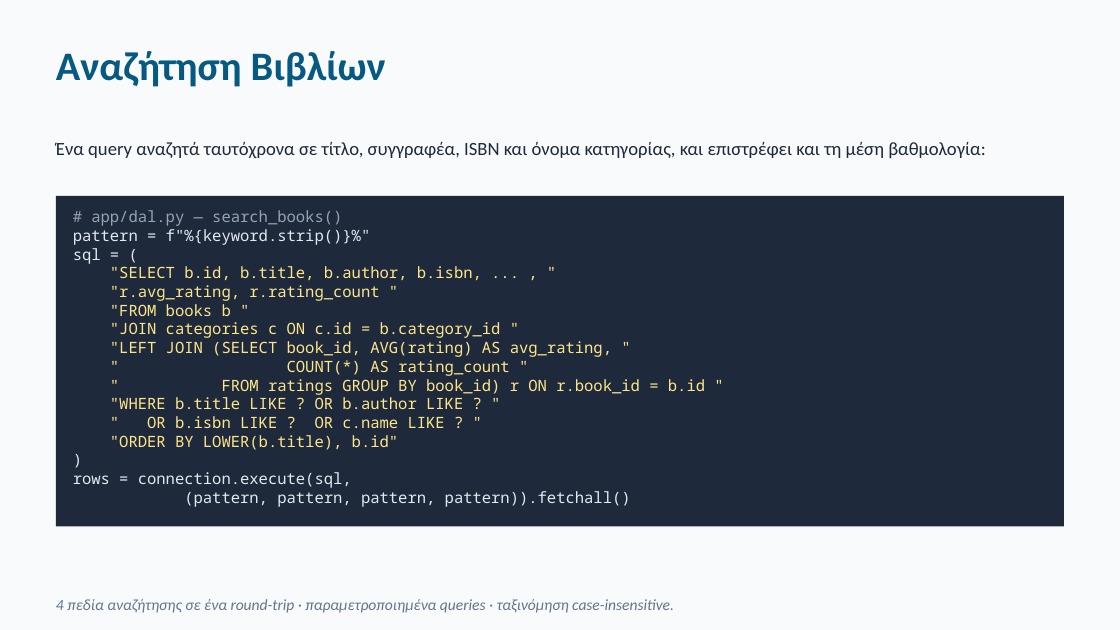
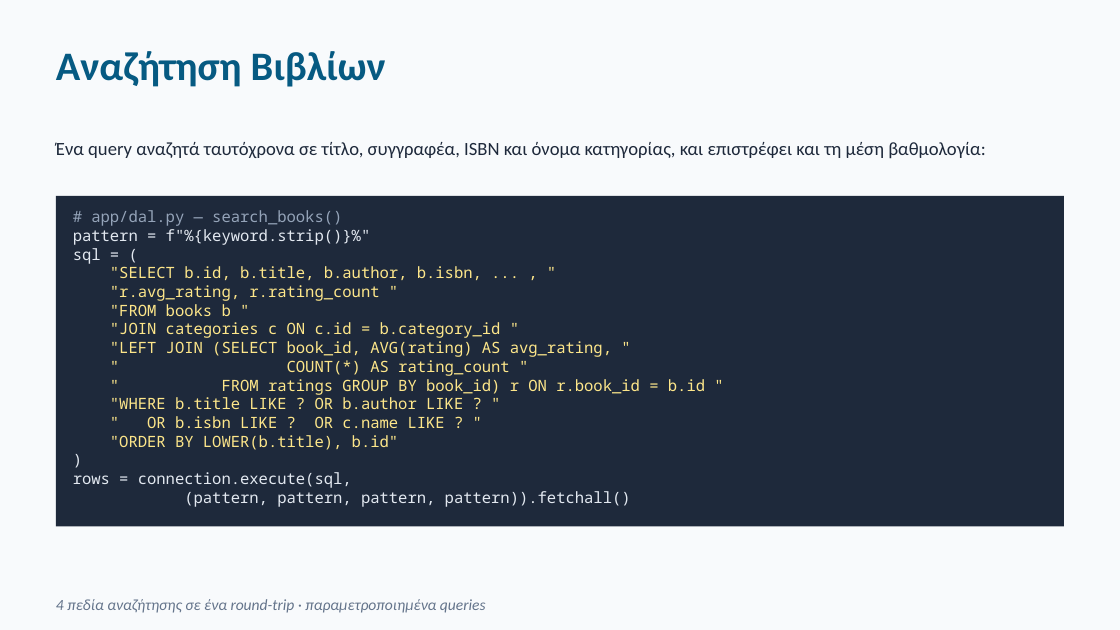
Before and after one commit to JohnNtirintis/EAP-Python-SQLLite-Demo, a slide deck: slide 7 of presentation/presentation.pptx. Drawn at 1120x630 pixels with LibreOffice and Linux fonts; fonts in the diff are those of the drawing. Boxes give left, top, right and bottom in pixels: in the first picture for what was removed or moved away, otherwise in the second. Text is boxed around its words. In the diff, an @@ line names an element or a change of style, - is before the commit and + after.

```diff
--- a/presentation/presentation.pptx
+++ b/presentation/presentation.pptx
@@ text at (x1=56, y1=599, x2=486, y2=613): text changed @@
-4 πεδία αναζήτησης σε ένα round-trip · παραμετροποιημένα queries · ταξινόμηση case-insensitive.
+4 πεδία αναζήτησης σε ένα round-trip · παραμετροποιημένα queries
```
Also in this commit, not shown: 8 other slides changed, 2 other files.
